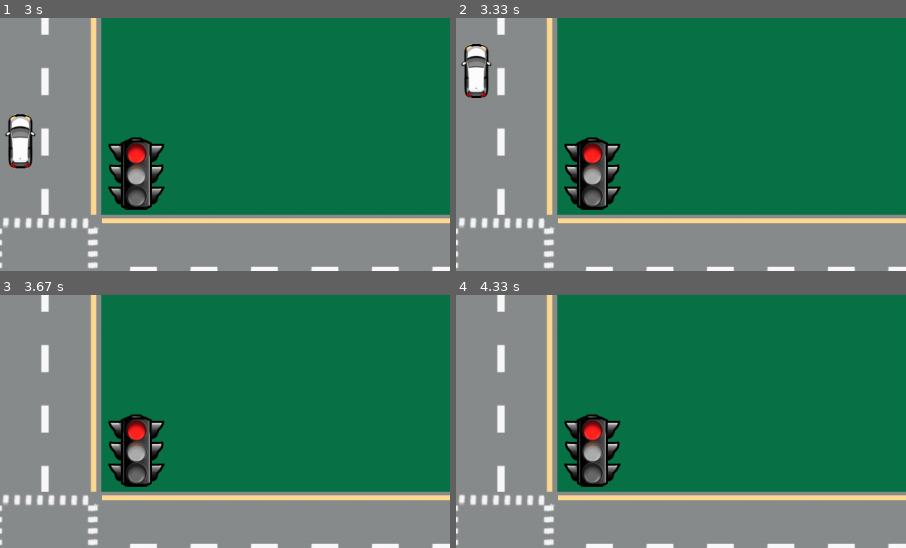
Above: before the commit, frames 1-4 (two rows, left to right).
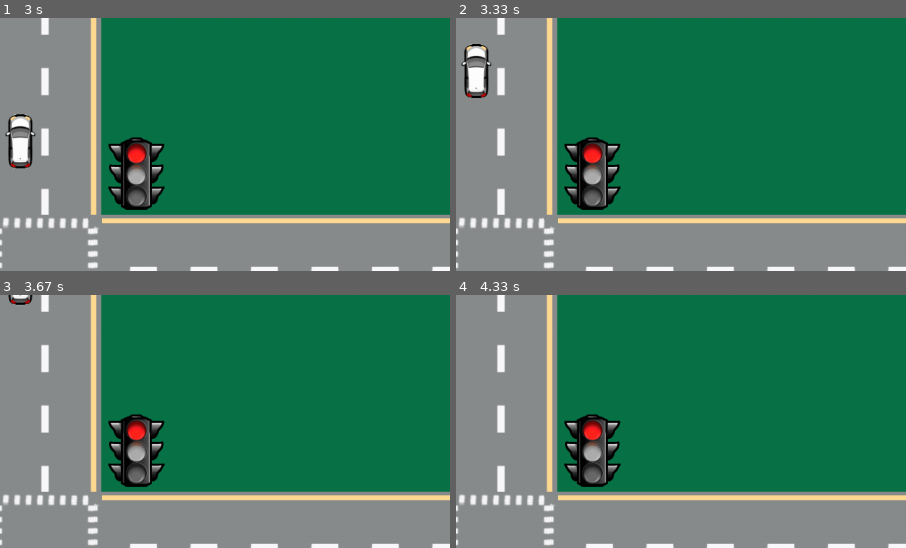
Above: after the commit, the same moments.

Repository: IChaudhry892/csce-4430-project
Game: pygame game, started from pygame-traffic-test/main.py
The game is run twice, just before and just after one commit, with the same random seed, the same clock (stepped at 60 frames per second) and the same inputs.
Inputs:
- Up to frame 1 (3 s): no input
- Up to frame 2 (3.33 s): no input
- Up to frame 3 (3.67 s): no input
- Up to frame 4 (4.33 s): no input
The pictures show only the part of the screen within x 45-95%, y 0-50%; the shares and areas given below are measured in that part.

Frames 1-2 are identical in both runs. In frame 3, 0.2% of the frame differs, in the area x 1-8%, y 0-4%; in frame 4, nothing differs.

Commit message:
Update main.py
Fix is_off_screen() so vehicles are removed only after fully leaving the screen.

Diff:
--- a/pygame-traffic-test/main.py
+++ b/pygame-traffic-test/main.py
@@ -52,7 +52,7 @@
         screen.blit(self.image, (self.x, self.y))
 
     def is_off_screen(self):
-        return self.x < 0 or self.y < 0
+        return self.x < 0 - self.width or self.y < 0 - self.width
 
 class Road(object):
     def __init__(self, x, y, length, image):
